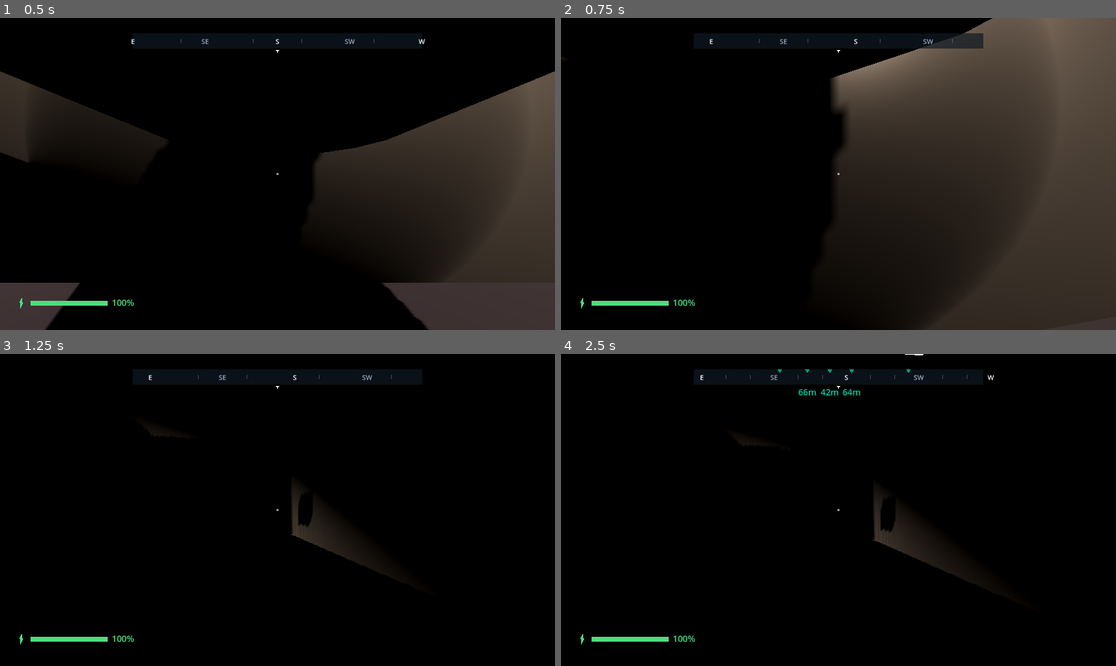
Above: before the commit, frames 1-4 (two rows, left to right).
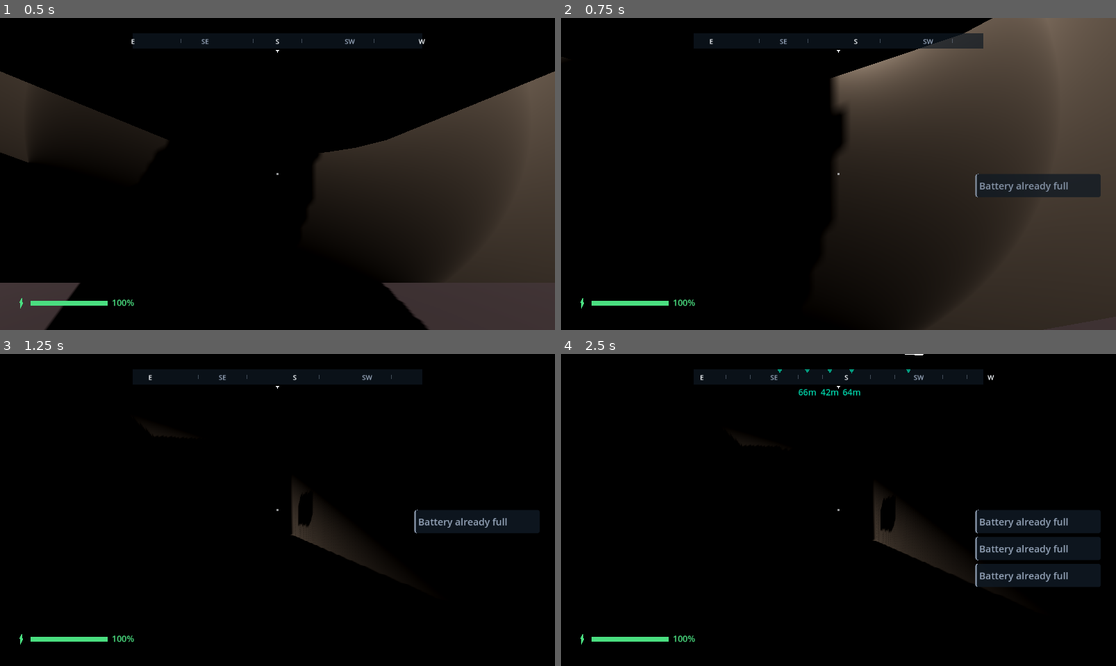
Above: after the commit, the same moments.

Repository: sqlhammer/Hammer-Forge-Studio
Game: Godot game, scene res://scenes/levels/test_world.tscn
Same seed, same stepped clock (60 frames per second), same inputs: the game is played once before the commit and once after it. The project has no main scene, so this scene is started directly.
Inputs (mouse positions are in pixels of both pictures, inside the frame that each line leads up to):
- Up to frame 1 (0.5 s): no input
- Up to frame 2 (0.75 s): tap Enter (ui_accept) at 0.5 s; move the mouse to (866, 174) at 0.52 s; hold W (move_forward) from 0.53 s (still down); tap G (use_item, bound only after the commit) at 0.6 s; click (866, 174) at 0.67 s
- Up to frame 3 (1.25 s): keep holding W (move_forward); tap Space (jump) at 0.77 s
- Up to frame 4 (2.5 s): keep holding W (move_forward); move the mouse to (810, 510) at 1.27 s; tap E (interact) at 1.35 s; tap Space (jump) at 1.52 s; tap G (use_item, bound only after the commit) at 1.55, 2.3 s; tap Enter (ui_accept) at 2 s; move the mouse to (849, 503) at 2.02 s; hold Q (scan) from 2.03 s (still down)

Frame 1 is identical in both runs. In frame 2, 1.4% of the frame differs, in the area x 74-98%, y 49-58%; in frame 3, 1.7%; in frame 4, 4.9%, in the area x 74-98%, y 49-75%.

Commit message:
TICKET-0073: Spare Battery field carry and use mechanic
- Add use_item input action (G key) to InputManager with gameplay suppression
- Add _update_use_item() to test_world for field use of Spare Battery
- Validates: not inside ship, battery not full, has spare battery in inventory
- Shows toast notifications via HUD for success/failure/already-full
- Add show_message() to PickupNotificationManager for generic text toasts
- Add show_notification() to GameHUD as public accessor

Co-Authored-By: Claude Opus 4.6 <noreply@anthropic.com>

Diff:
--- a/game/autoloads/InputManager.gd
+++ b/game/autoloads/InputManager.gd
@@ -22,7 +22,7 @@
 const GAMEPLAY_ACTIONS: Array[String] = [
 	"move_forward", "move_backward", "move_left", "move_right",
 	"interact", "scan", "use_tool", "switch_view", "jump",
-	"inventory_toggle",
+	"inventory_toggle", "use_item",
 	"ship_forward", "ship_backward", "ship_left", "ship_right",
 	"ship_accelerate", "ship_emergency_stop",
 ]
@@ -156,6 +156,7 @@
 	_add_action_if_missing("pause", [KEY_ESCAPE])
 	_add_action_if_missing("jump", [KEY_SPACE])
 	_add_action_if_missing("inventory_toggle", [KEY_I])
+	_add_action_if_missing("use_item", [KEY_G])
 
 	# Third-Person Context Actions
 	_add_action_if_missing("ship_forward", [KEY_W, KEY_UP])
--- a/game/scripts/levels/test_world.gd
+++ b/game/scripts/levels/test_world.gd
@@ -54,6 +54,7 @@
 func _process(delta: float) -> void:
 	_update_recharge(delta)
 	_update_ship_interact()
+	_update_use_item()
 
 func _input(event: InputEvent) -> void:
 	# Toggle mouse capture with Escape
@@ -383,6 +384,29 @@
 	_transitioning = true
 	await _ship_interior.exit_ship()
 	_transitioning = false
+
+func _update_use_item() -> void:
+	if not InputManager.is_action_just_pressed("use_item"):
+		return
+	# Spare Battery cannot be used inside the ship (suit auto-recharges there)
+	if _ship_interior and _ship_interior.is_player_inside():
+		return
+	# Don't use while transitioning
+	if _transitioning:
+		return
+	# Check if suit battery is already full
+	if SuitBattery.get_charge_percent() >= 1.0:
+		if _hud:
+			_hud.show_notification("Battery already full", Color("#94A3B8"))
+		return
+	# Attempt to use a Spare Battery from inventory
+	var success: bool = SpareBattery.use()
+	if success:
+		if _hud:
+			_hud.show_notification("Battery Recharged!", Color("#00D4AA"))
+	else:
+		if _hud:
+			_hud.show_notification("No Spare Batteries", Color("#FF6B5A"))
 
 func _setup_ship_ui() -> void:
 	# Module placement UI
--- a/game/scripts/ui/game_hud.gd
+++ b/game/scripts/ui/game_hud.gd
@@ -55,6 +55,11 @@
 ## Returns the scanner readout for external access.
 func get_scanner_readout() -> ScannerReadout:
 	return _scanner_readout
+
+## Shows a text notification toast with an accent color.
+func show_notification(text: String, accent_color: Color) -> void:
+	if _pickup_notifications:
+		_pickup_notifications.show_message(text, accent_color)
 
 ## Shows or hides the ship globals HUD panel.
 func show_ship_globals(show: bool) -> void:
--- a/game/scripts/ui/pickup_notification.gd
+++ b/game/scripts/ui/pickup_notification.gd
@@ -62,6 +62,17 @@
 	# Create new toast
 	_create_toast(key, resource_type, purity, quantity, COLOR_GREEN)
 
+## Shows a generic text notification with a given accent color.
+func show_message(text: String, accent_color: Color = COLOR_GREEN) -> void:
+	if get_child_count() >= MAX_VISIBLE:
+		_dismiss_oldest()
+	var toast := _create_raw_toast(text, "", accent_color)
+	add_child(toast)
+	_animate_appear(toast)
+	var tween: Tween = create_tween()
+	tween.tween_interval(TOAST_DURATION)
+	tween.tween_callback(func() -> void: _dismiss_toast(toast))
+
 ## Shows an "inventory full" notification.
 func show_inventory_full() -> void:
 	var toast := _create_raw_toast("Inventory Full", "", COLOR_CORAL)
